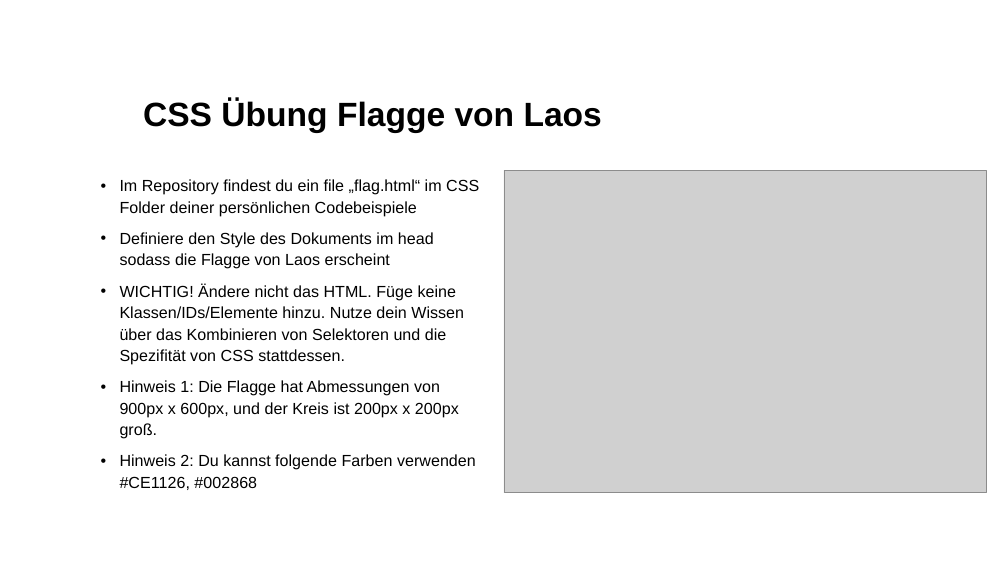
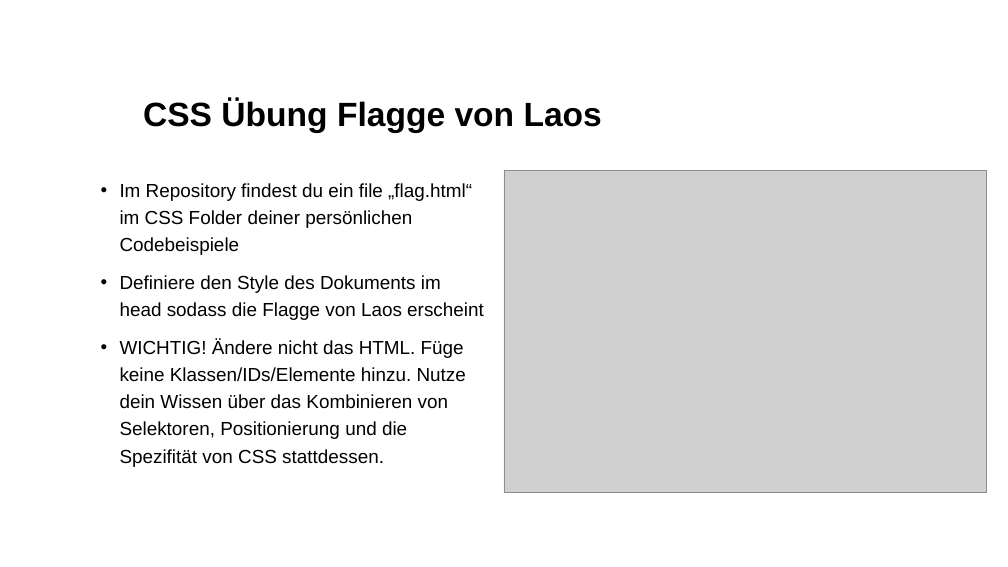
Before and after one commit to kodo89/Webentwicklung_23_24, a slide deck: slide 25 of 3. CSS/Slides/CSS Grundlagen 2.pptx (slide 21 before the commit). Drawn at 1008x567 pixels with LibreOffice and Linux fonts; fonts in the diff are those of the drawing; grey boxes stand for pictures; background and template pictures are left out. Boxes give left, top, right and bottom in pixels: in the first picture for what was removed or moved away, otherwise in the second. Text is boxed around its words. In the diff, an @@ line names an element or a change of style, - is before the commit and + after.

Commit message:
Folien und Übungen Tag 4

```diff
--- a/3. CSS/Slides/CSS Grundlagen 2.pptx
+++ b/3. CSS/Slides/CSS Grundlagen 2.pptx
@@ text at (120, 183, 484, 320): size 15.3 to 18 pt in "Im Repository findest du ein file „flag.html“ ...", "Definiere den Style des Dokuments im head ..."; line spacing 1.1 to 1.2 @@
@@ text at (120, 339, 466, 467): text changed; size 15.3 to 18 pt @@
-• WICHTIG! Ändere nicht das HTML. Füge keine Klassen/IDs/Elemente hinzu. Nutze dein Wissen über das Kombinieren von Selektoren und die Spezifität von CSS stattdessen.
-• Hinweis 1: Die Flagge hat Abmessungen von 900px x 600px, und der Kreis ist 200px x 200px groß.
-• Hinweis 2: Du kannst folgende Farben verwenden #CE1126, #002868
+• WICHTIG! Ändere nicht das HTML. Füge keine Klassen/IDs/Elemente hinzu. Nutze dein Wissen über das Kombinieren von Selektoren, Positionierung und die Spezifität von CSS stattdessen.
```
Also in this commit, not shown: 6 other slides changed, 15 slides added, 15 other files.
